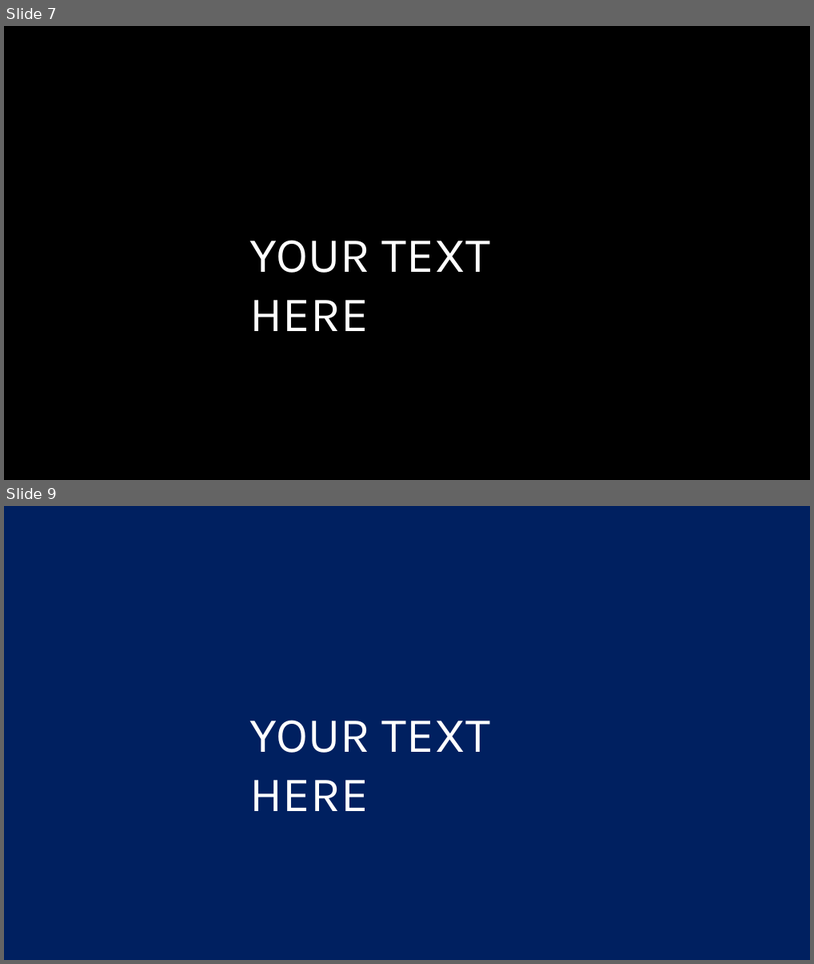
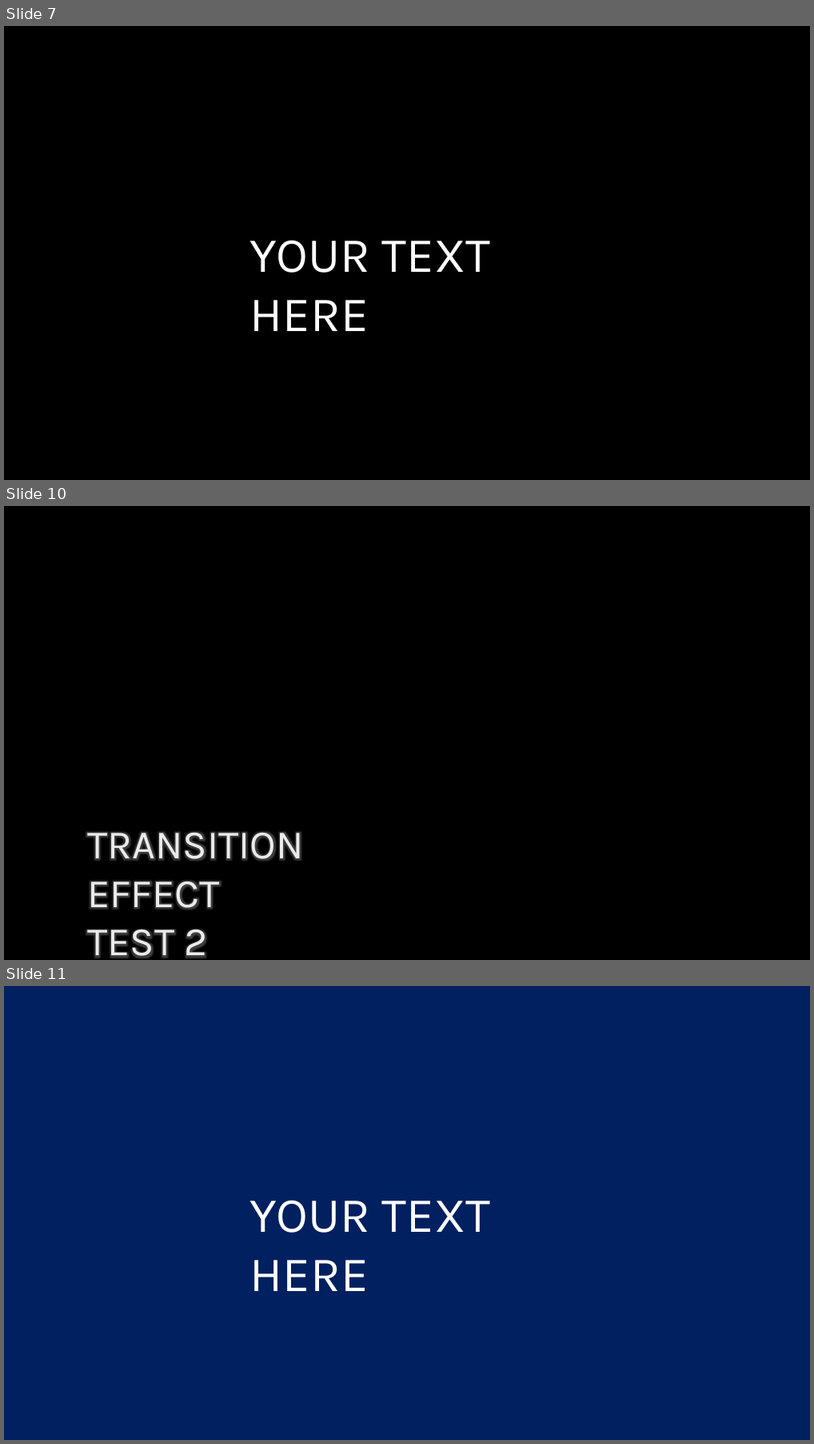
Before and after one commit to ykhwong/ppt-ndi, a slide deck: resources/sample.pptx. Shown one above the other, each under a label of ours: slides 7 and 9 before the commit, slides 7, 10 and 11 after it; the slides between them are not shown. The pictures are 814x964 and 814x1444 pixels, drawn with LibreOffice and Linux fonts; fonts in the diff are those of the drawing; background and template pictures are left out. Boxes give left, top, right and bottom in pixels: in the first picture for what was removed or moved away, otherwise in the second. Text is boxed around its words. In the diff, an @@ line names an element or a change of style, - is before the commit and + after.

```diff
--- a/resources/sample.pptx
+++ b/resources/sample.pptx
@@ slide 10 added at [4, 506, 810, 960], background #000000 @@
@@ text added at [87, 832, 303, 957], 72 pt, text #EBEBEB @@
+TRANSITION EFFECT
+TEST 2
@@ what was slide 9 is now slide 11 @@
```
Also in this commit, not shown: 1 other slide added, 6 other files.
